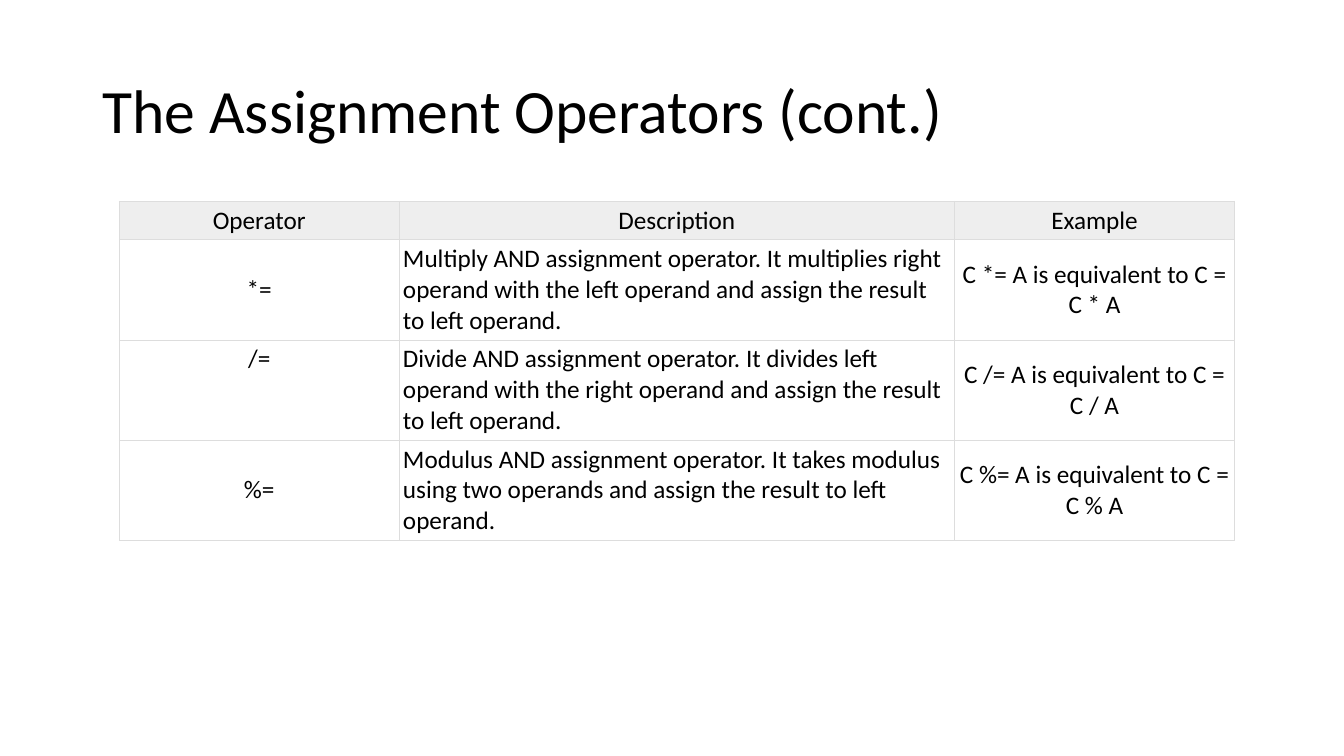
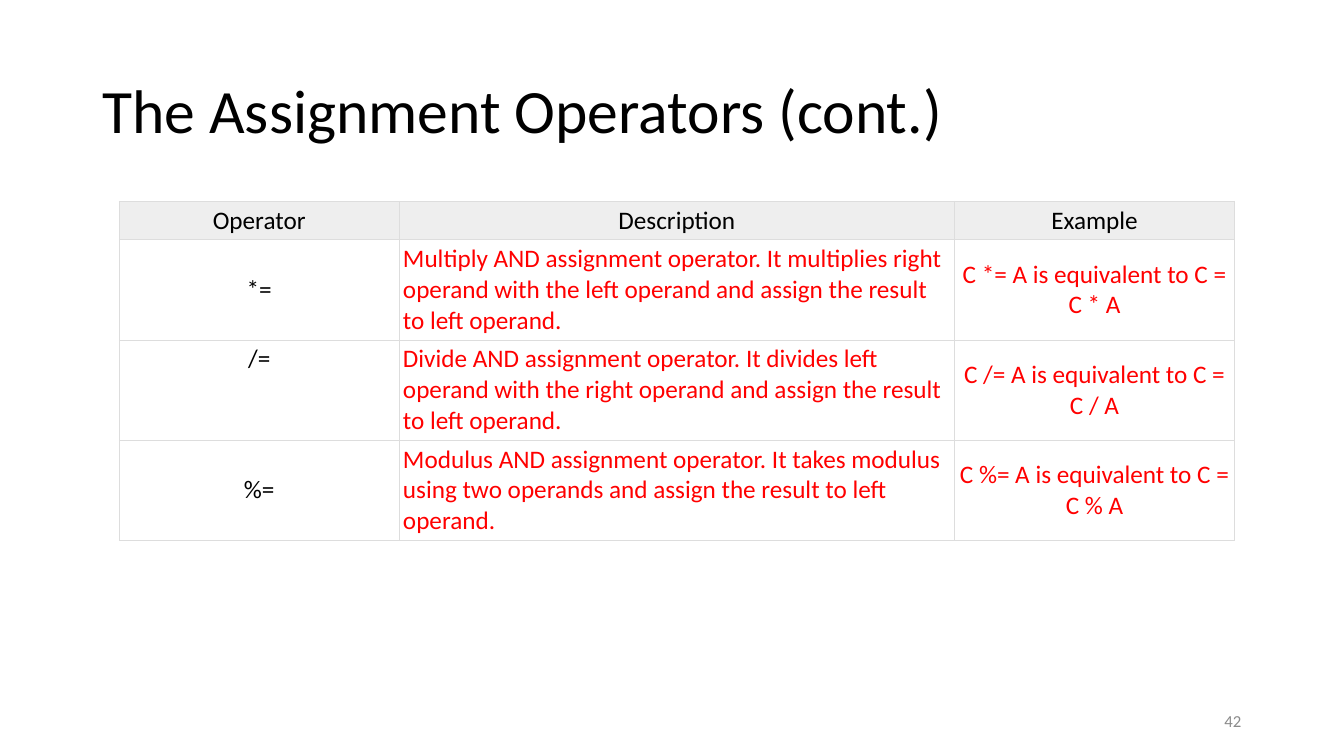
Before and after one commit to karzanosman/java, a slide deck: slide 9 of 02-Programming Fundamentals.pptx. Drawn at 1344x756 pixels with LibreOffice and Linux fonts; fonts in the diff are those of the drawing. Boxes give left, top, right and bottom in pixels: in the first picture for what was removed or moved away, otherwise in the second. Text is boxed around its words. In the diff, an @@ line names an element or a change of style, - is before the commit and + after.

```diff
--- a/02-Programming Fundamentals.pptx
+++ b/02-Programming Fundamentals.pptx
@@ table at [119,202,1233,537] @@
@@ text colour #000000 to #FF0000 @@
@@ page number added at [1224,716,1241,727], 12 pt, text #8C8C8C @@
+42
```
Also in this commit, not shown: 12 other slides changed, 2 other files.
